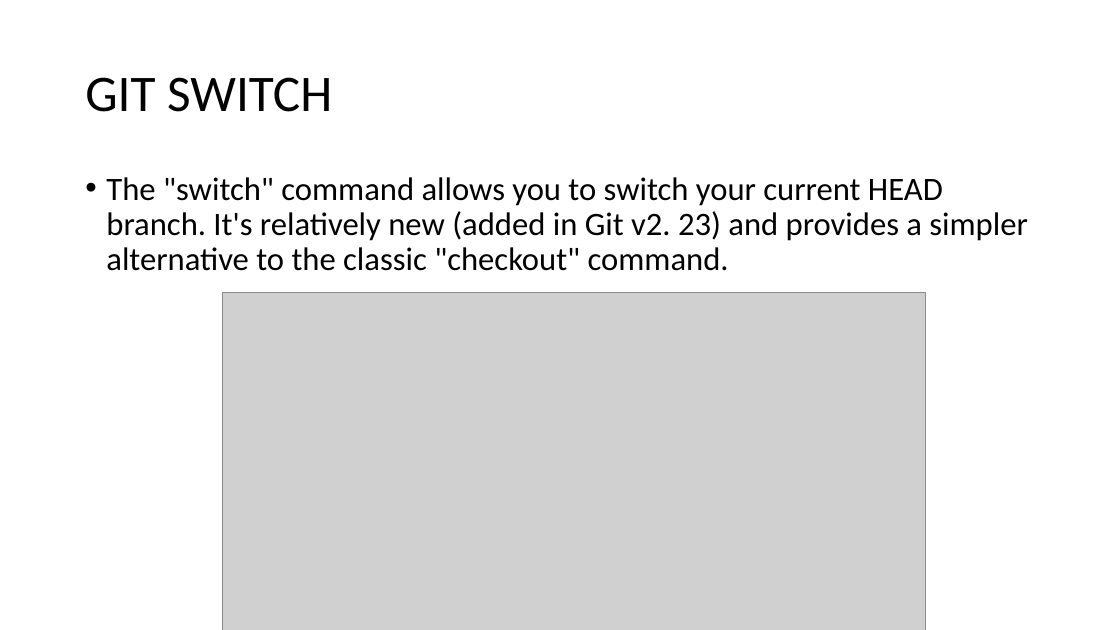
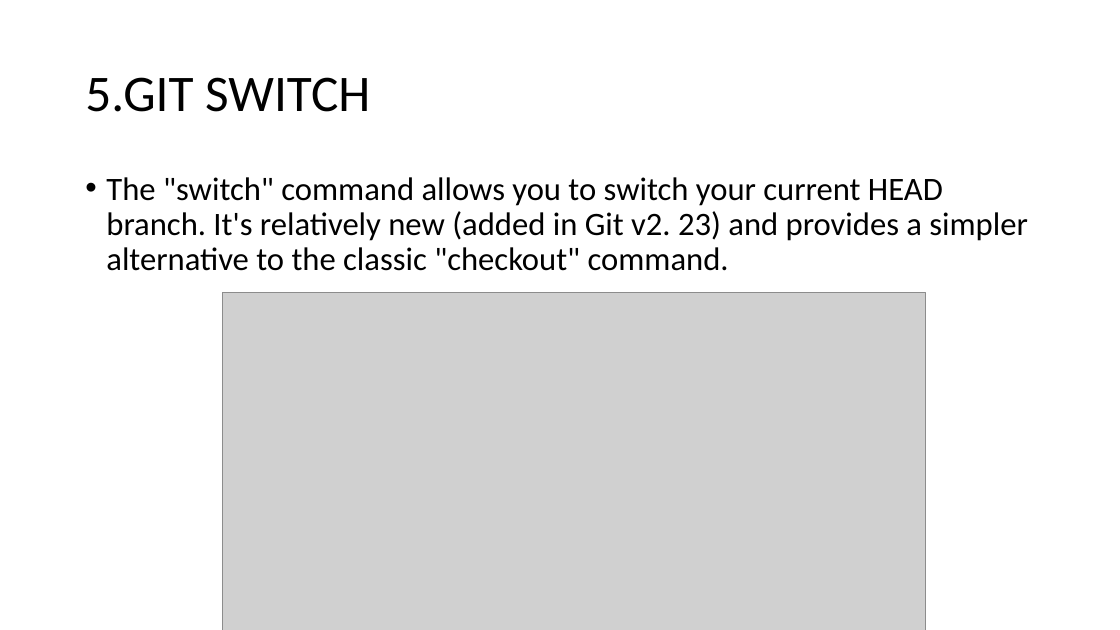
Before and after one commit to abhisheksajwan98/GIT-CONCEPTS, a slide deck: slide 8 of KOSS TASK(ROUND 2).pptx (slide 7 before the commit). Drawn at 1120x630 pixels with LibreOffice and Linux fonts; fonts in the diff are those of the drawing; grey boxes stand for pictures. Boxes give left, top, right and bottom in pixels: in the first picture for what was removed or moved away, otherwise in the second. Text is boxed around its words. In the diff, an @@ line names an element or a change of style, - is before the commit and + after.

```diff
--- a/KOSS TASK(ROUND 2).pptx
+++ b/KOSS TASK(ROUND 2).pptx
@@ title at <box>85,77,370,112</box>: text changed @@
-GIT SWITCH
+5.GIT SWITCH
```
Also in this commit, not shown: 7 other slides changed, 1 slide added.
